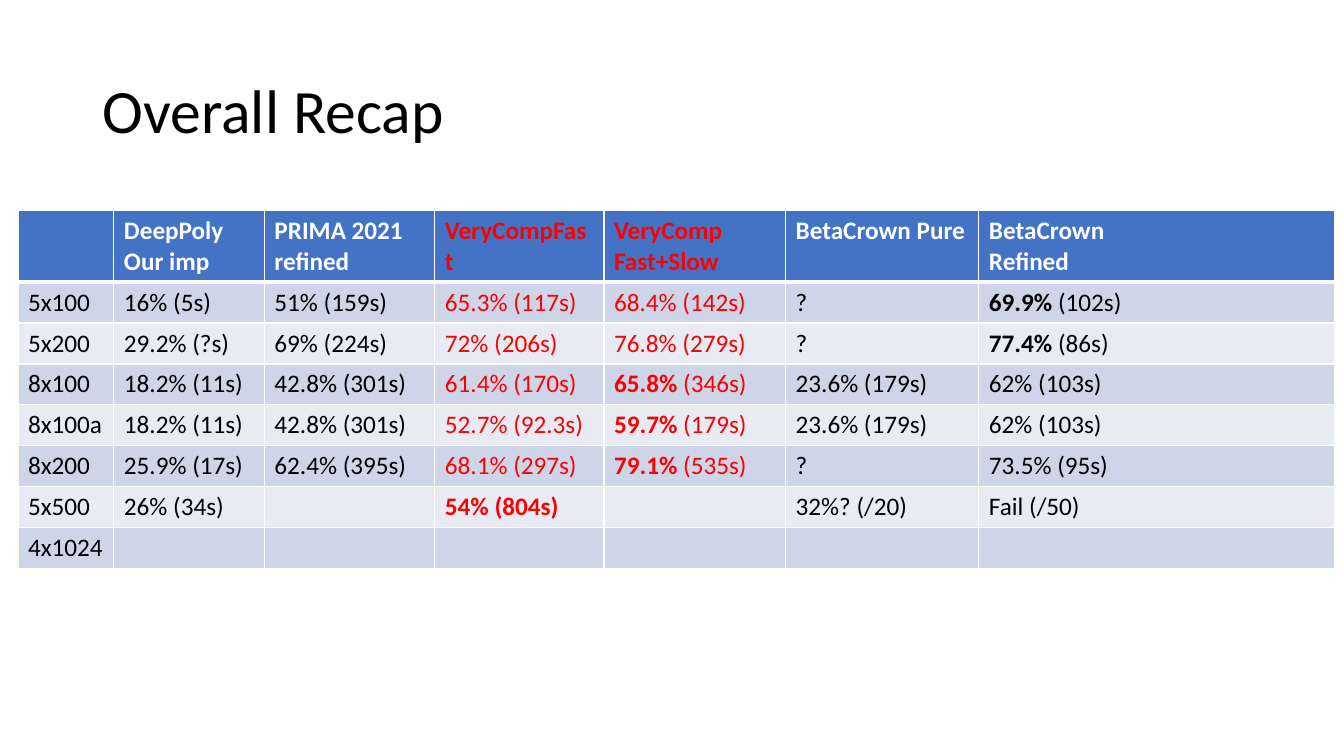
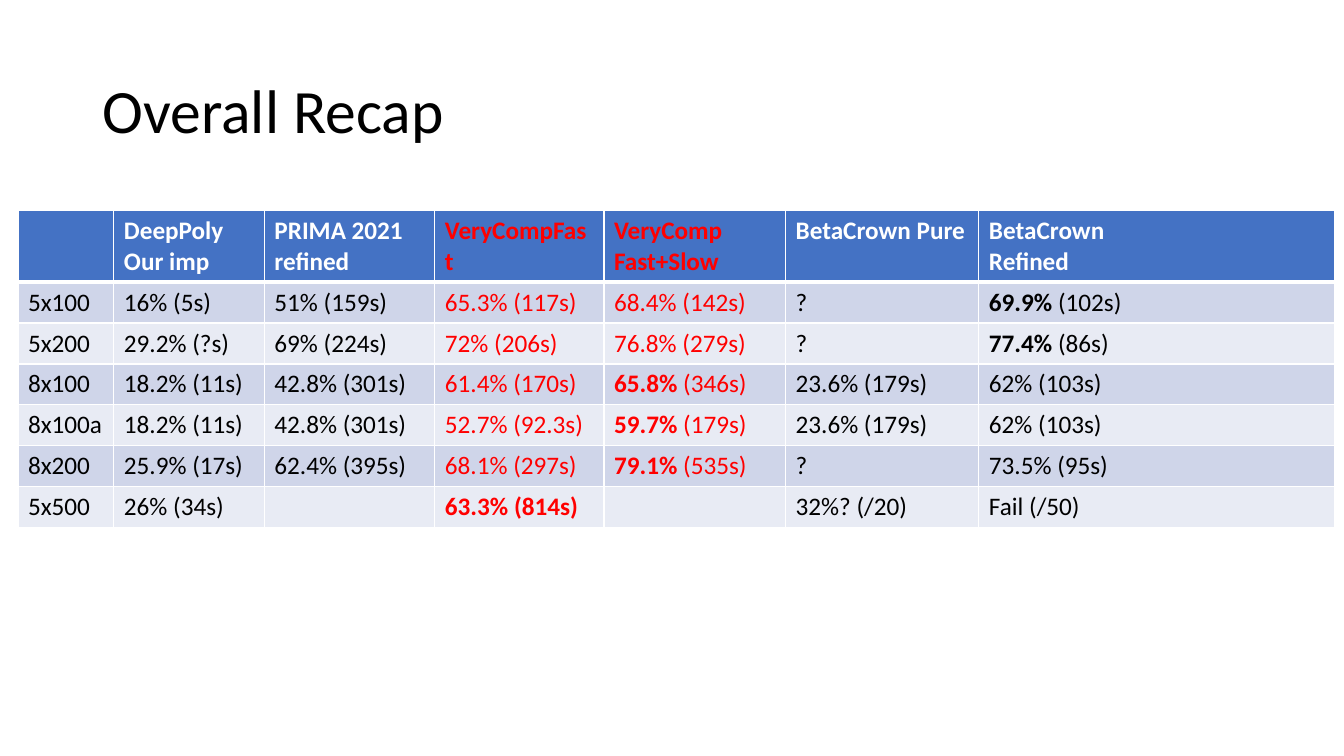
Before and after one commit to blaisegenest/vericompensate, a slide deck: slide 11 of WP1verifDNN.pptx. Drawn at 1344x756 pixels with LibreOffice and Linux fonts; fonts in the diff are those of the drawing. Boxes give left, top, right and bottom in pixels: in the first picture for what was removed or moved away, otherwise in the second. Text is boxed around its words. In the diff, an @@ line names an element or a change of style, - is before the commit and + after.

```diff
--- a/WP1verifDNN.pptx
+++ b/WP1verifDNN.pptx
@@ table at (x1=18, y1=211, x2=1335, y2=526) @@
-row 7: 5x500 | 26% (34s) |  | 54% (804s) |  | 32%? (/20) | Fail (/50)
-row 8: 4x1024 |  |  |  |  |  | 
+row 7: 5x500 | 26% (34s) |  | 63.3% (814s) |  | 32%? (/20) | Fail (/50)
```
Also in this commit, not shown: 1 other slide changed, 1 other file.
